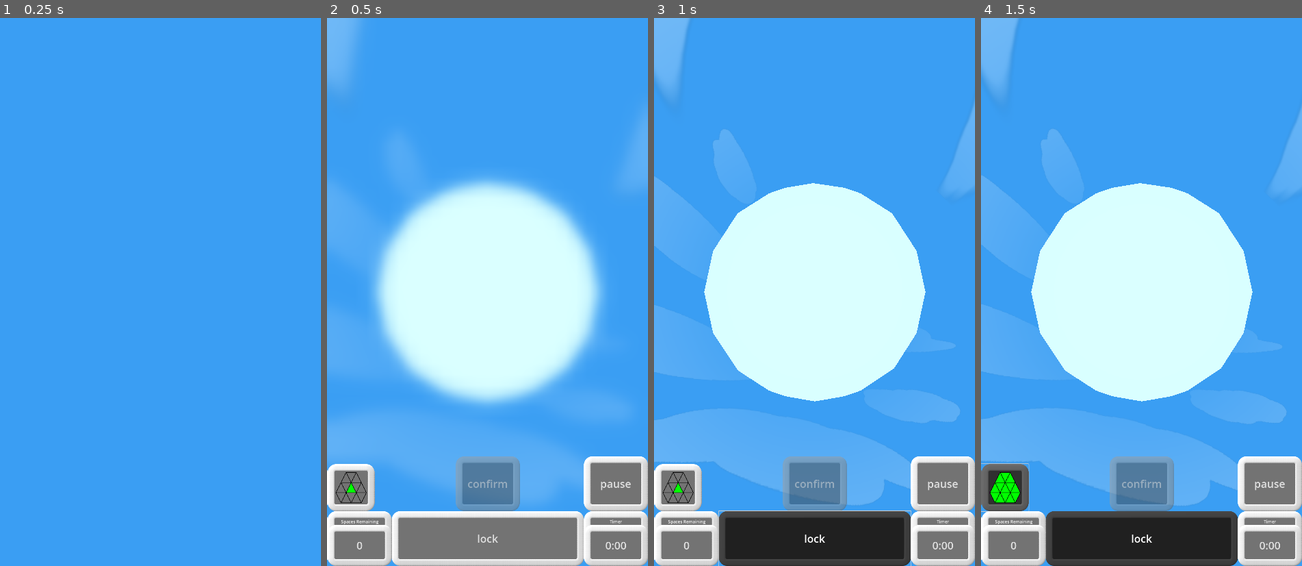
Above: before the commit, frames 1-4 (left to right).
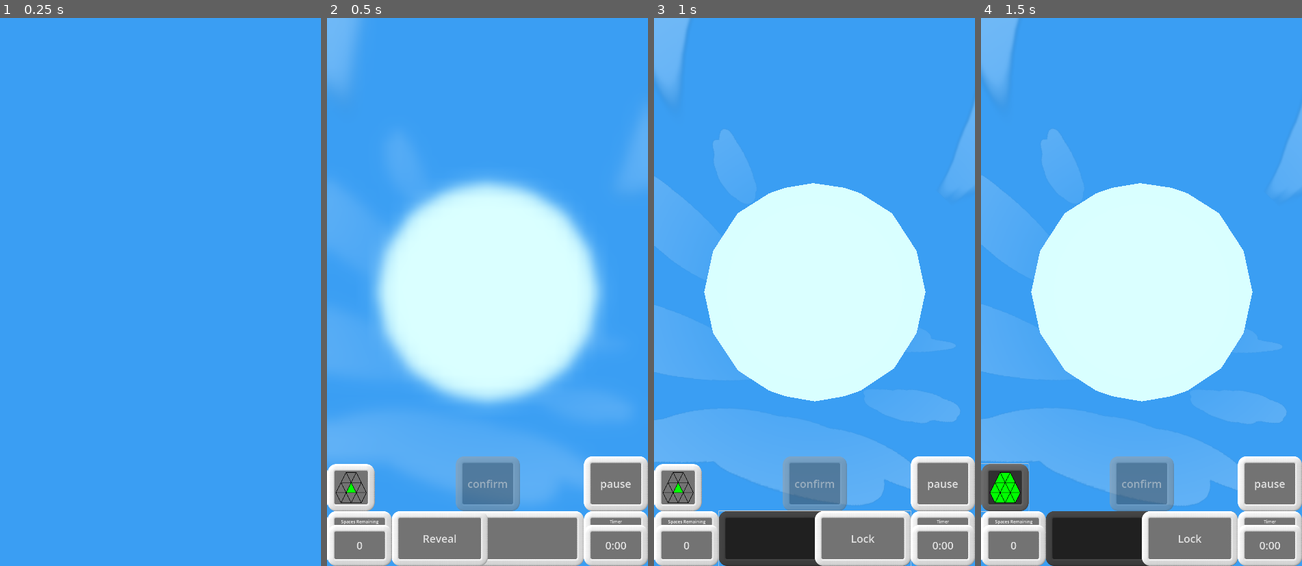
Above: after the commit, the same moments.

Repository: WalynC/sphereSweeperGodot
Game: Godot game, scene res://mainScenes/game.tscn
Two runs of this game, one before a commit and one after it. Both use one fixed random seed, a clock stepped at 60 frames per second and the inputs below. Sound files missing from this copy of the repository are replaced by a short silence.
Inputs (mouse positions are in pixels of both pictures, inside the frame that each line leads up to):
- Up to frame 1 (0.25 s): no input
- Up to frame 2 (0.5 s): no input
- Up to frame 3 (1 s): click (814, 538) at 0.5 s
- Up to frame 4 (1.5 s): click (1003, 489) at 1.25 s

Frame 1 is identical in both runs. In frame 2, 0.3% of the frame differs, in the area x 20-54%, y 90-100%; in frame 3, 3.0%, in the area x 46-80%, y 90-100%; in frame 4, 3.0%.

Commit message:
Adds reveal/lock toggle visuals

Diff:
--- a/scripts/GameUI.gd
+++ b/scripts/GameUI.gd
@@ -15,6 +15,9 @@
 
 @export var multiSelectOn : CompressedTexture2D
 @export var multiSelectOff : CompressedTexture2D
+
+@export var revealButton : Button
+@export var lockButton : Button
 
 static var useMines = false
 static var secondsOnly = false
@@ -87,6 +90,8 @@
 	controls.neighborSelect %= 3
 
 func SetFlag(val):
+	revealButton.visible = !val
+	lockButton.visible = val
 	controls.SetFlag(val)
 
 func toggle_time_display():
--- a/uiScenes/game_ui.tscn
+++ b/uiScenes/game_ui.tscn
@@ -26,7 +26,7 @@
 "glow": SubResource("Animation_j3iip")
 }
 
-[node name="game_ui" type="Control" node_paths=PackedStringArray("timerButton", "neighborButton", "mineButton", "confirmButton", "flagButton", "bombLabel")]
+[node name="game_ui" type="Control" node_paths=PackedStringArray("timerButton", "neighborButton", "mineButton", "confirmButton", "flagButton", "bombLabel", "revealButton", "lockButton")]
 layout_mode = 3
 anchors_preset = 15
 anchor_right = 1.0
@@ -44,10 +44,12 @@
 neighborButton = NodePath("NeighborButton")
 mineButton = NodePath("BombCounter")
 confirmButton = NodePath("ConfirmButton")
-flagButton = NodePath("LockButton")
+flagButton = NodePath("LockRevealToggle")
 bombLabel = NodePath("BombCounterPanel/Label")
 multiSelectOn = ExtResource("2_2k6y5")
 multiSelectOff = ExtResource("2_5e4df")
+revealButton = NodePath("LockRevealToggle/RevealButton")
+lockButton = NodePath("LockRevealToggle/LockButton")
 
 [node name="NeighborButton" type="Button" parent="."]
 layout_mode = 1
@@ -115,7 +117,7 @@
 button_mask = 3
 metadata/_edit_use_anchors_ = true
 
-[node name="LockButton" type="Button" parent="."]
+[node name="LockRevealToggle" type="Button" parent="."]
 layout_mode = 1
 anchors_preset = -1
 anchor_left = 0.2
@@ -124,13 +126,30 @@
 anchor_bottom = 1.0
 toggle_mode = true
 button_mask = 3
-text = "lock"
 metadata/_edit_use_anchors_ = true
 
-[node name="AnimationPlayer" type="AnimationPlayer" parent="LockButton"]
+[node name="AnimationPlayer" type="AnimationPlayer" parent="LockRevealToggle"]
 libraries = {
 "": SubResource("AnimationLibrary_amicg")
 }
+
+[node name="RevealButton" type="Button" parent="LockRevealToggle"]
+layout_mode = 1
+anchors_preset = -1
+anchor_right = 0.5
+anchor_bottom = 1.0
+mouse_filter = 2
+text = "Reveal"
+
+[node name="LockButton" type="Button" parent="LockRevealToggle"]
+visible = false
+layout_mode = 1
+anchors_preset = -1
+anchor_left = 0.5
+anchor_right = 1.0
+anchor_bottom = 1.0
+mouse_filter = 2
+text = "Lock"
 
 [node name="TimerPanel" type="Panel" parent="."]
 layout_mode = 1
@@ -165,5 +184,5 @@
 [connection signal="pressed" from="Pause" to="." method="pause"]
 [connection signal="pressed" from="ConfirmButton" to="." method="confirm"]
 [connection signal="pressed" from="BombCounter" to="." method="toggle_mine_display"]
-[connection signal="toggled" from="LockButton" to="." method="SetFlag"]
+[connection signal="toggled" from="LockRevealToggle" to="." method="SetFlag"]
 [connection signal="pressed" from="Timer" to="." method="toggle_time_display"]
